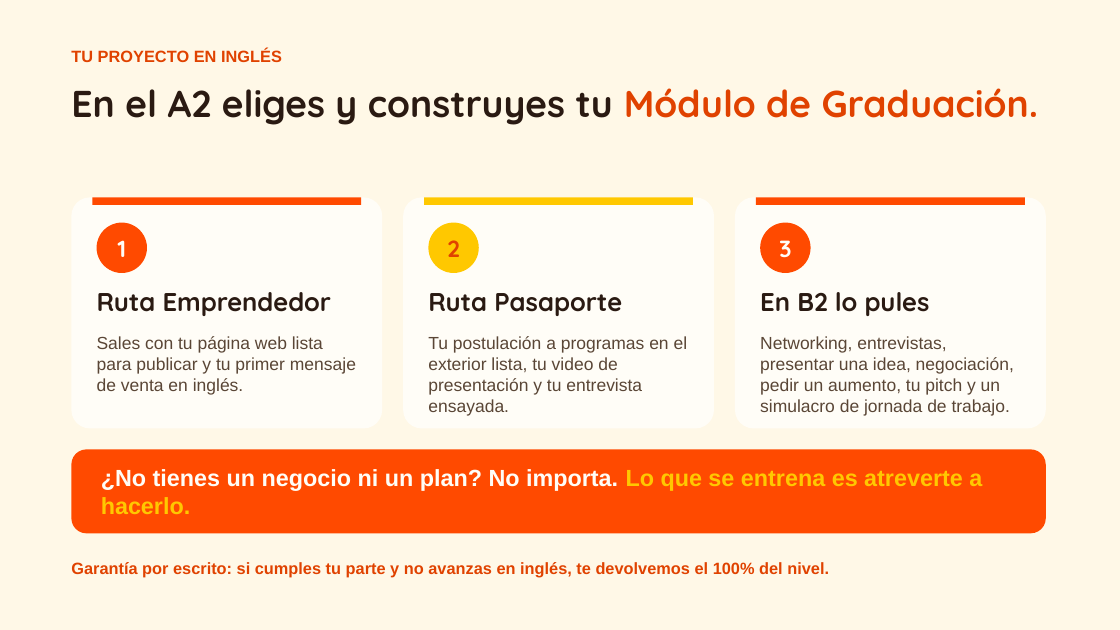
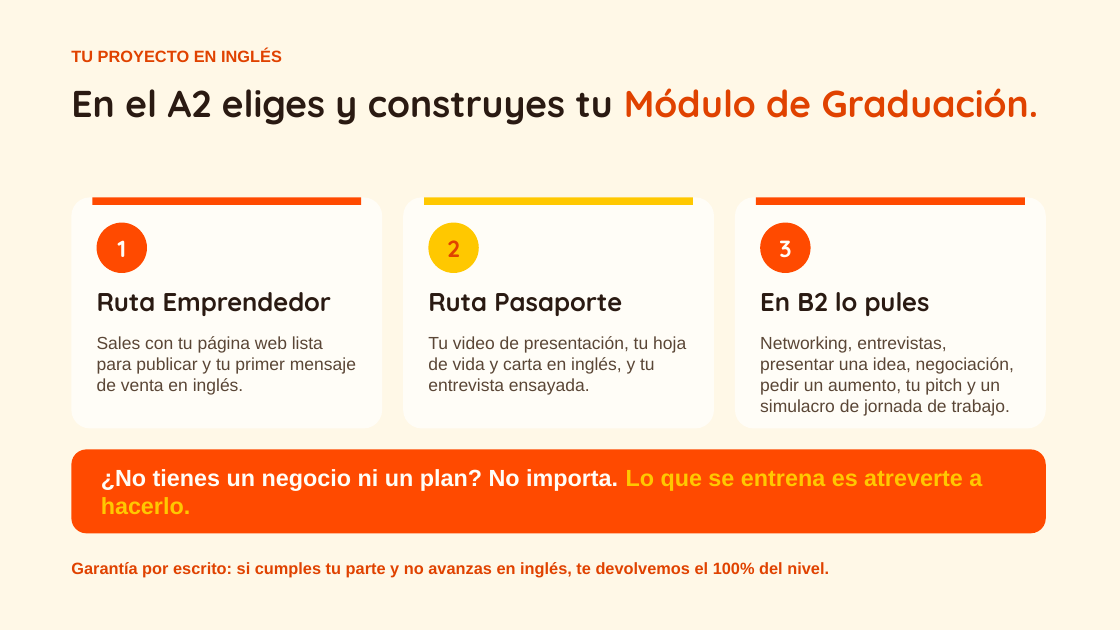
Before and after one commit to gomezrdiana/Plan-academico, a slide deck: slide 2 of recursos/comercial/productos/NICHO_COLEGIOS/SLIDES_COLEGIO_3.pptx. Drawn at 1120x630 pixels with LibreOffice and Linux fonts; fonts in the diff are those of the drawing. Boxes give left, top, right and bottom in pixels: in the first picture for what was removed or moved away, otherwise in the second. Text is boxed around its words. In the diff, an @@ line names an element or a change of style, - is before the commit and + after.

```diff
--- a/recursos/comercial/productos/NICHO_COLEGIOS/SLIDES_COLEGIO_3.pptx
+++ b/recursos/comercial/productos/NICHO_COLEGIOS/SLIDES_COLEGIO_3.pptx
@@ text at <box>428,336,686,395</box>: text changed @@
-Tu postulación a programas en el exterior lista, tu video de presentación y tu entrevista ensayada.
+Tu video de presentación, tu hoja de vida y carta en inglés, y tu entrevista ensayada.
```
Also in this commit, not shown: 5 other files.
